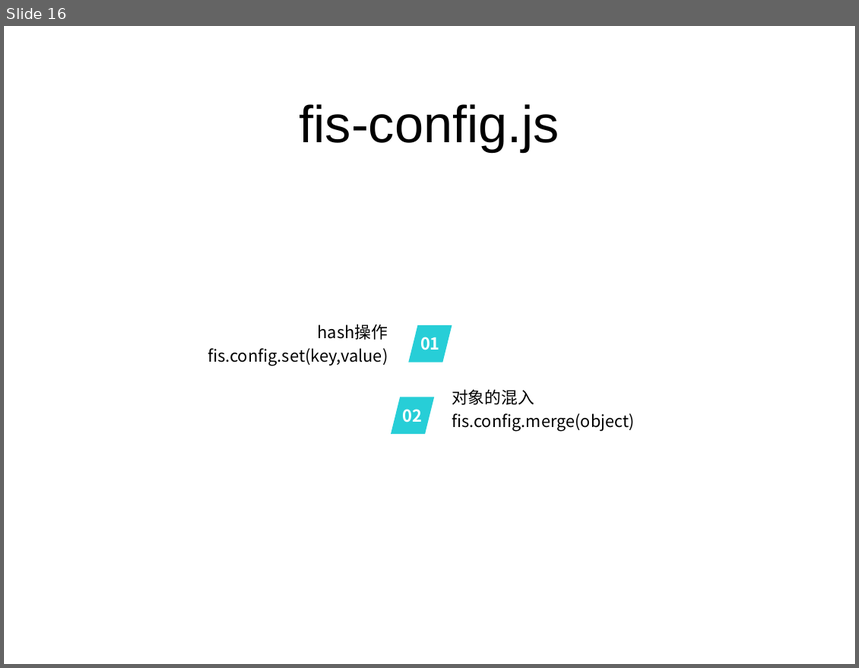
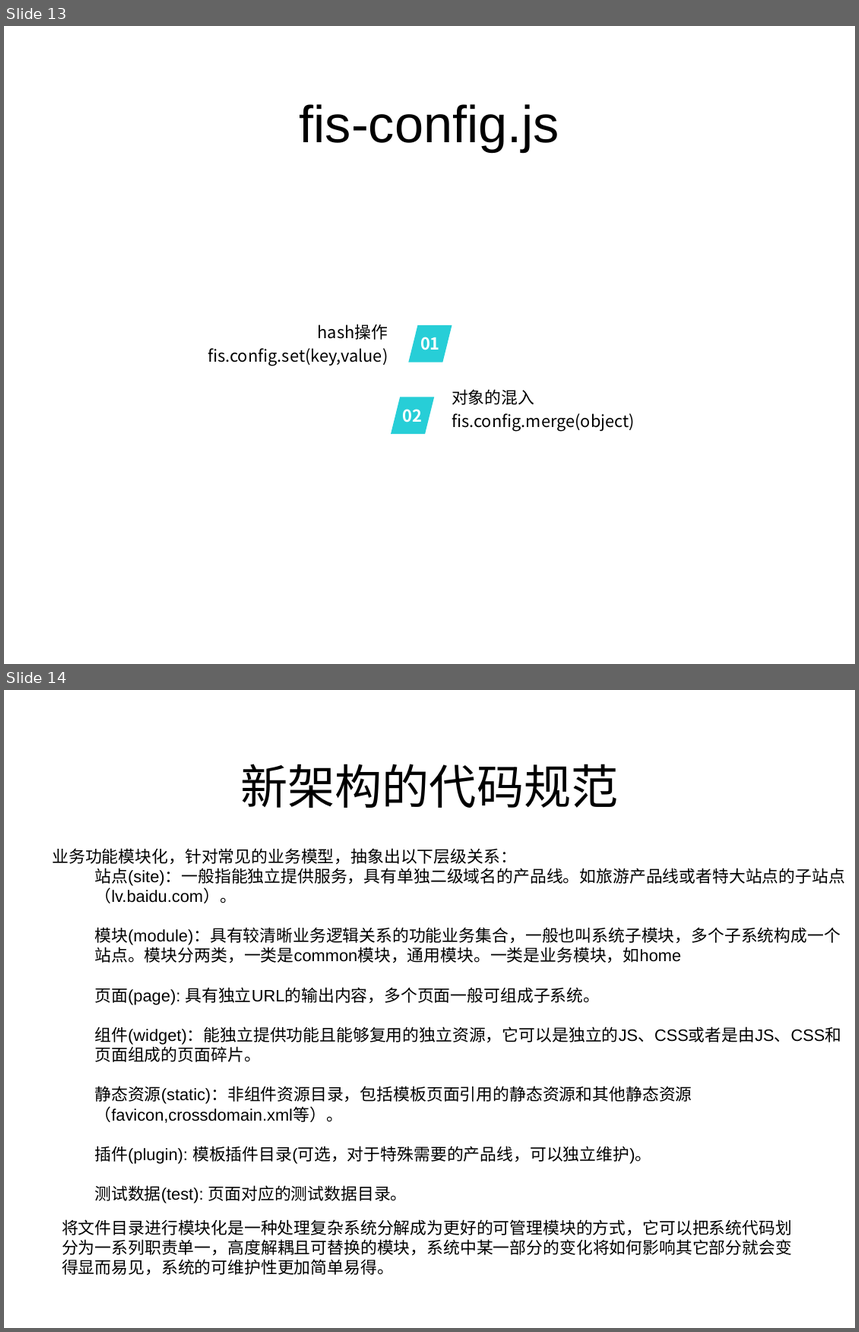
Before and after one commit to somenotes/fis, a slide deck: fis学习.ppt. Shown one above the other, each under a label of ours: slide 16 before the commit, slides 13 and 14 after it. The pictures are 859x668 and 859x1332 pixels, drawn with LibreOffice and Linux fonts; fonts in the diff are those of the drawing. Boxes give left, top, right and bottom in pixels: in the first picture for what was removed or moved away, otherwise in the second. Text is boxed around its words. In the diff, an @@ line names an element or a change of style, - is before the commit and + after.

```diff
--- a/fis学习.ppt
+++ b/fis学习.ppt
@@ slide 14 added at [4, 690, 855, 1328], background #FFFFFF @@
@@ title added at [240, 764, 618, 808], 40 pt, text #000000 @@
+新架构的代码规范
@@ text added at [53, 848, 846, 1204], 14 pt, text #000000 @@
+业务功能模块化，针对常见的业务模型，抽象出以下层级关系：
+  站点(site)：一般指能独立提供服务，具有单独二级域名的产品线。如旅游产品线或者特大站点的子站点（lv.baidu.com）。
+  模块(module)：具有较清晰业务逻辑关系的功能业务集合，一般也叫系统子模块，多个子系统构成一个站点。模块分两类，一类是common模块，通用模块。一类是业务模块，如home
+  页面(page): 具有独立URL的输出内容，多个页面一般可组成子系统。
+  组件(widget)：能独立提供功能且能够复用的独立资源，它可以是独立的JS、CSS或者是由JS、CSS和页面组成的页面碎片。
+  静态资源(static)：非组件资源目录，包括模板页面引用的静态资源和其他静态资源（favicon,crossdomain.xml等）。
+  插件(plugin): 模板插件目录(可选，对于特殊需要的产品线，可以独立维护)。
+  测试数据(test): 页面对应的测试数据目录。
@@ text added at [62, 1220, 792, 1275], 14 pt, text #000000 @@
+将文件目录进行模块化是一种处理复杂系统分解成为更好的可管理模块的方式，它可以把系统代码划分为一系列职责单一，高度解耦且可替换的模块，系统中某一部分的变化将如何影响其它部分就会变得显而易见，系统的可维护性更加简单易得。
@@ what was slide 16 is now slide 13 @@
```
Also in this commit, not shown: 9 slides changed, 5 other slides added, 1 slide removed, 1 other file.
